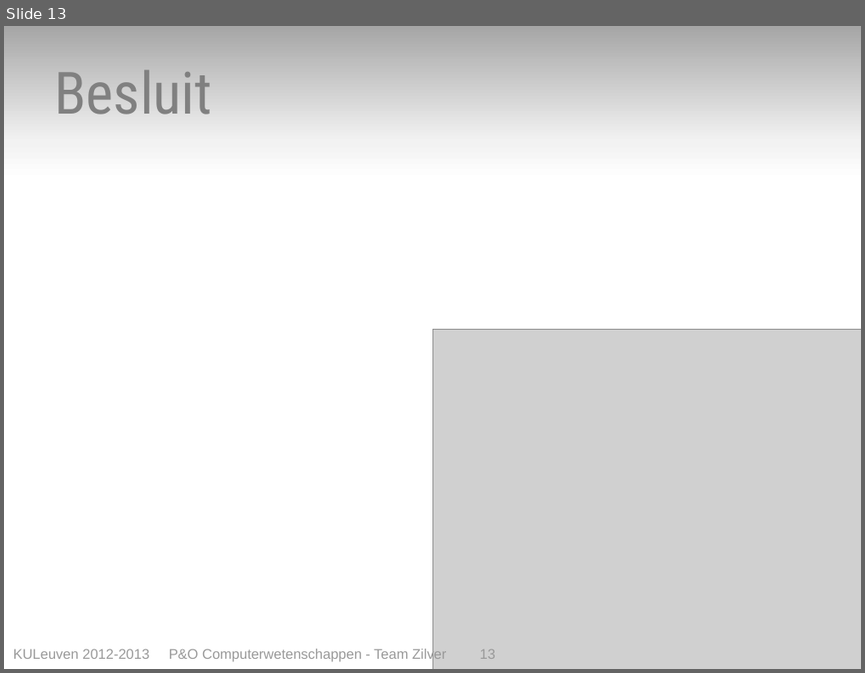
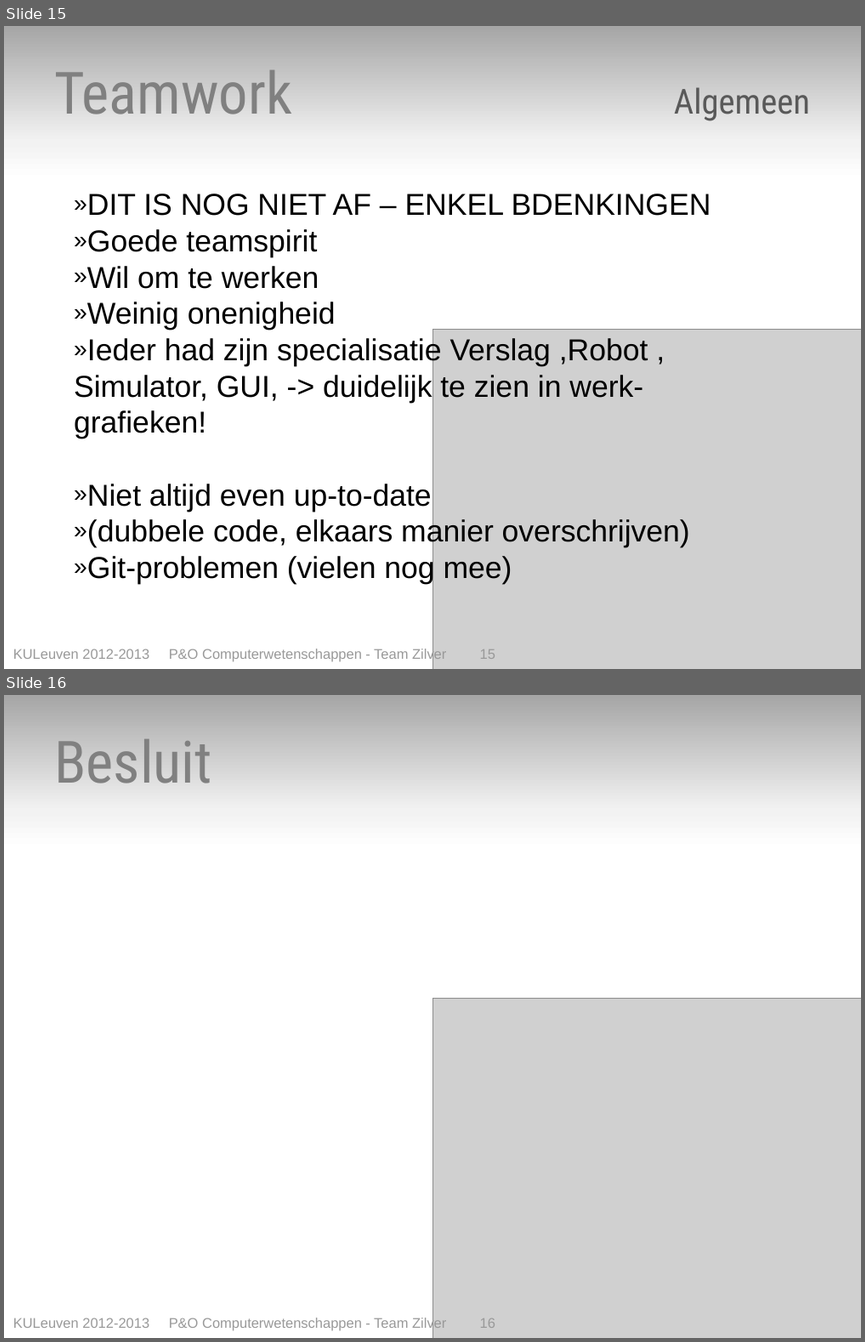
Before and after one commit to toonn/SilverSurfer, a slide deck: SilverSurferVerslag/Presentatie Eind/Presentatie eindverslag - team zilver.pptx. Shown one above the other, each under a label of ours: slide 13 before the commit, slides 15 and 16 after it. The pictures are 865x673 and 865x1342 pixels, drawn with LibreOffice and Linux fonts; fonts in the diff are those of the drawing; grey boxes stand for pictures. Boxes give left, top, right and bottom in pixels: in the first picture for what was removed or moved away, otherwise in the second. Text is boxed around its words. In the diff, an @@ line names an element or a change of style, - is before the commit and + after.

Commit message:
pres: resultaten + teamwork(-) toegevoegd.

```diff
--- a/SilverSurferVerslag/Presentatie Eind/Presentatie eindverslag - team zilver.pptx
+++ b/SilverSurferVerslag/Presentatie Eind/Presentatie eindverslag - team zilver.pptx
@@ slide 15 added at [4, 26, 861, 669], background gradient #A6A6A6 to #F2F2F2 to #FFFFFF @@
@@ text added at [54, 70, 810, 121], 54 pt, text #808080 @@
+Teamwork Algemeen
@@ text added at [74, 193, 711, 584], 28 pt, text #000000 @@
+» DIT IS NOG NIET AF – ENKEL BDENKINGEN
+» Goede teamspirit
+» Wil om te werken
+» Weinig onenigheid
+» Ieder had zijn specialisatie Verslag ,Robot , Simulator, GUI, -> duidelijk te zien in werk-grafieken!
+» Niet altijd even up-to-date
+» (dubbele code, elkaars manier overschrijven)
+» Git-problemen (vielen nog mee)
@@ picture added at [433, 329, 861, 669] @@
@@ text added at [13, 647, 495, 662], 13 pt, text #999999 @@
+KULeuven 2012-2013 P&O Computerwetenschappen - Team Zilver 15
@@ what was slide 13 is now slide 16 @@
@@ text at [13, 1316, 495, 1331]: text changed @@
-KULeuven 2012-2013 P&O Computerwetenschappen - Team Zilver 13
+KULeuven 2012-2013 P&O Computerwetenschappen - Team Zilver 16
```
Also in this commit, not shown: 2 other slides added.
